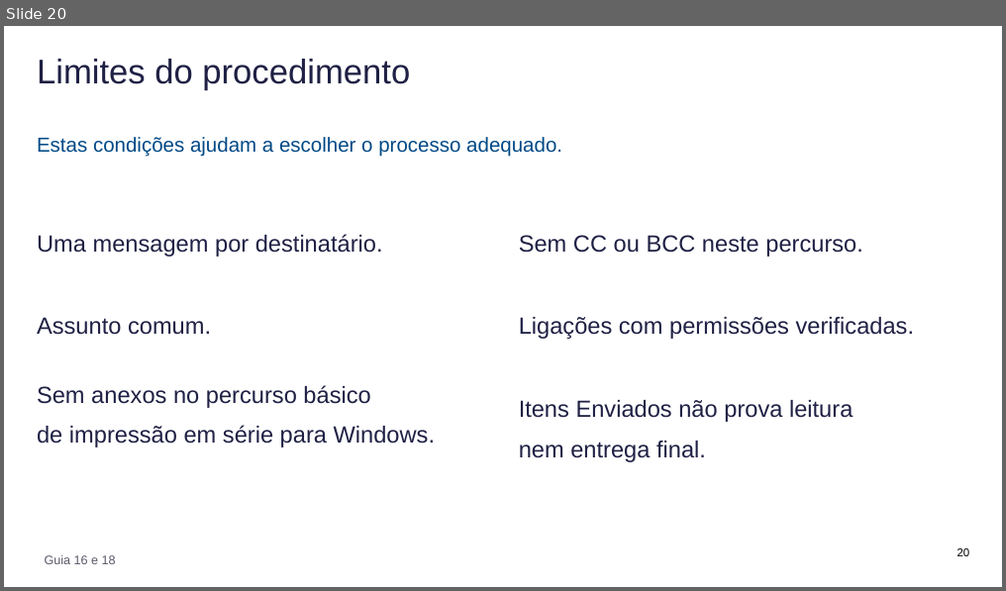
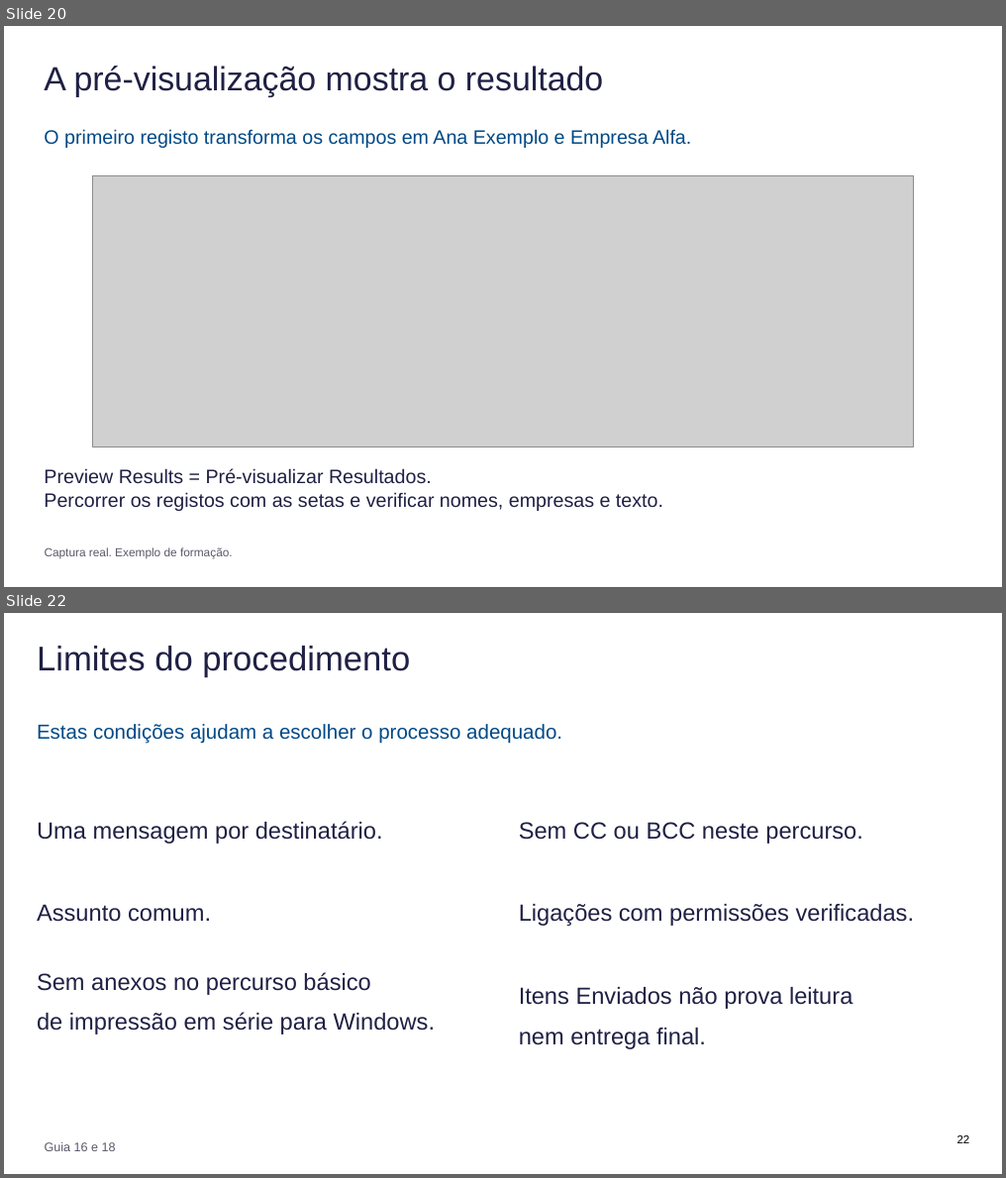
Before and after one commit to mpspmf/AIP-Tuturials, a slide deck: ASTRA/AIP_Apresentacao.pptx. Shown one above the other, each under a label of ours: slide 20 before the commit, slides 20 and 22 after it; the slides between them are not shown. The pictures are 1006x591 and 1006x1178 pixels, drawn with LibreOffice and Linux fonts; fonts in the diff are those of the drawing; grey boxes stand for pictures. Boxes give left, top, right and bottom in pixels: in the first picture for what was removed or moved away, otherwise in the second. Text is boxed around its words. In the diff, an @@ line names an element or a change of style, - is before the commit and + after.

```diff
--- a/ASTRA/AIP_Apresentacao.pptx
+++ b/ASTRA/AIP_Apresentacao.pptx
@@ slide 20 added at [4,26,1002,587], background #FFFFFF @@
@@ text added at [44,66,603,97], 32.2 pt, text #1F2044 @@
+A pré-visualização mostra o resultado
@@ text added at [44,129,691,148], 18.8 pt, text #004986 @@
+O primeiro registo transforma os campos em Ana Exemplo e Empresa Alfa.
@@ picture added at [92,175,914,447] @@
@@ text added at [44,469,663,511], 18.8 pt, text #1F2044 @@
+Preview Results = Pré-visualizar Resultados.
+Percorrer os registos com as setas e verificar nomes, empresas e texto.
@@ text added at [45,548,233,560], 11.2 pt, text #5A5A6A @@
+Captura real. Exemplo de formação.
@@ what was slide 20 is now slide 22 @@
@@ page number at [957,1136,970,1144]: text changed @@
-20
+22
```
Also in this commit, not shown: 1 slide changed, 12 other slides added, 8 slides removed, 6 other files.
